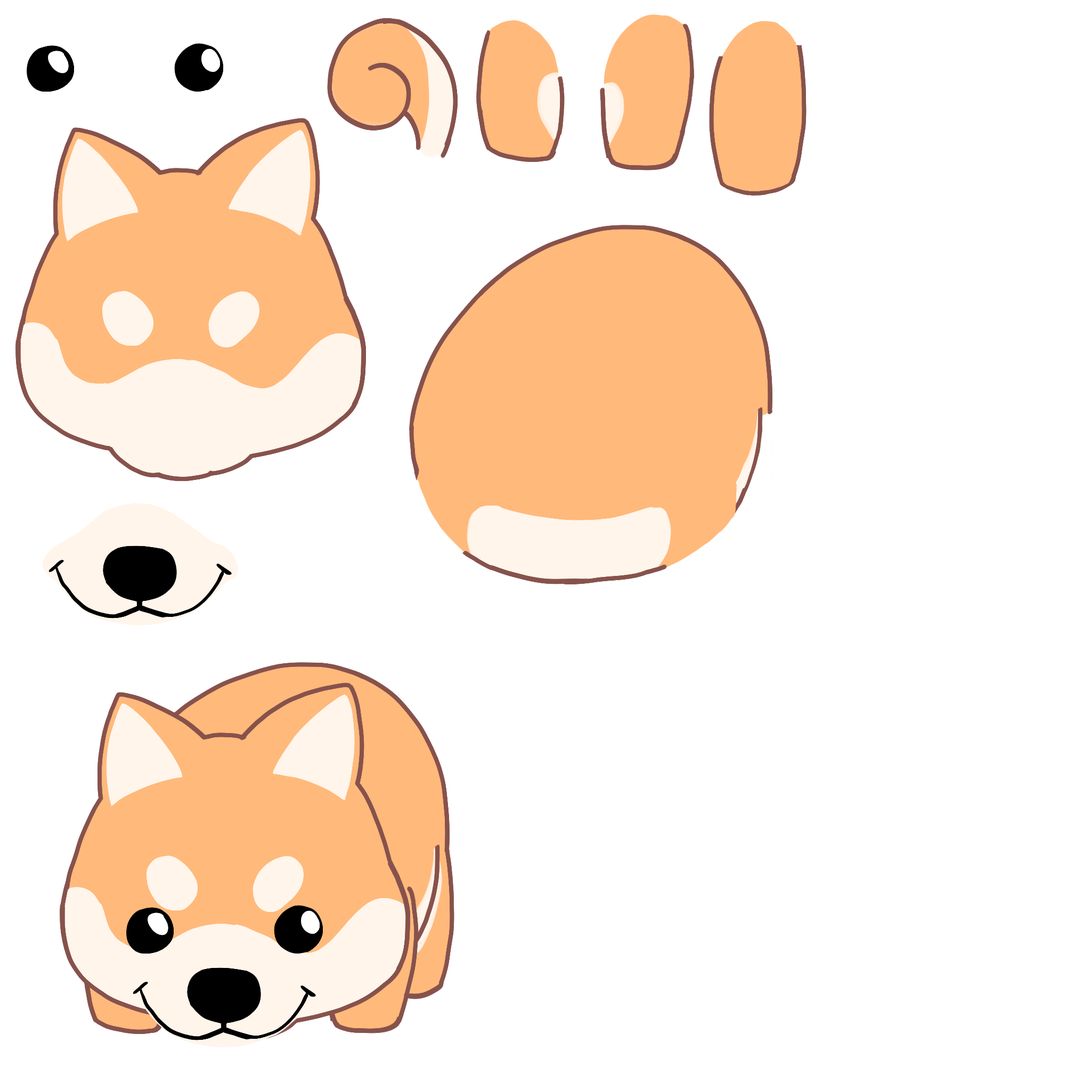
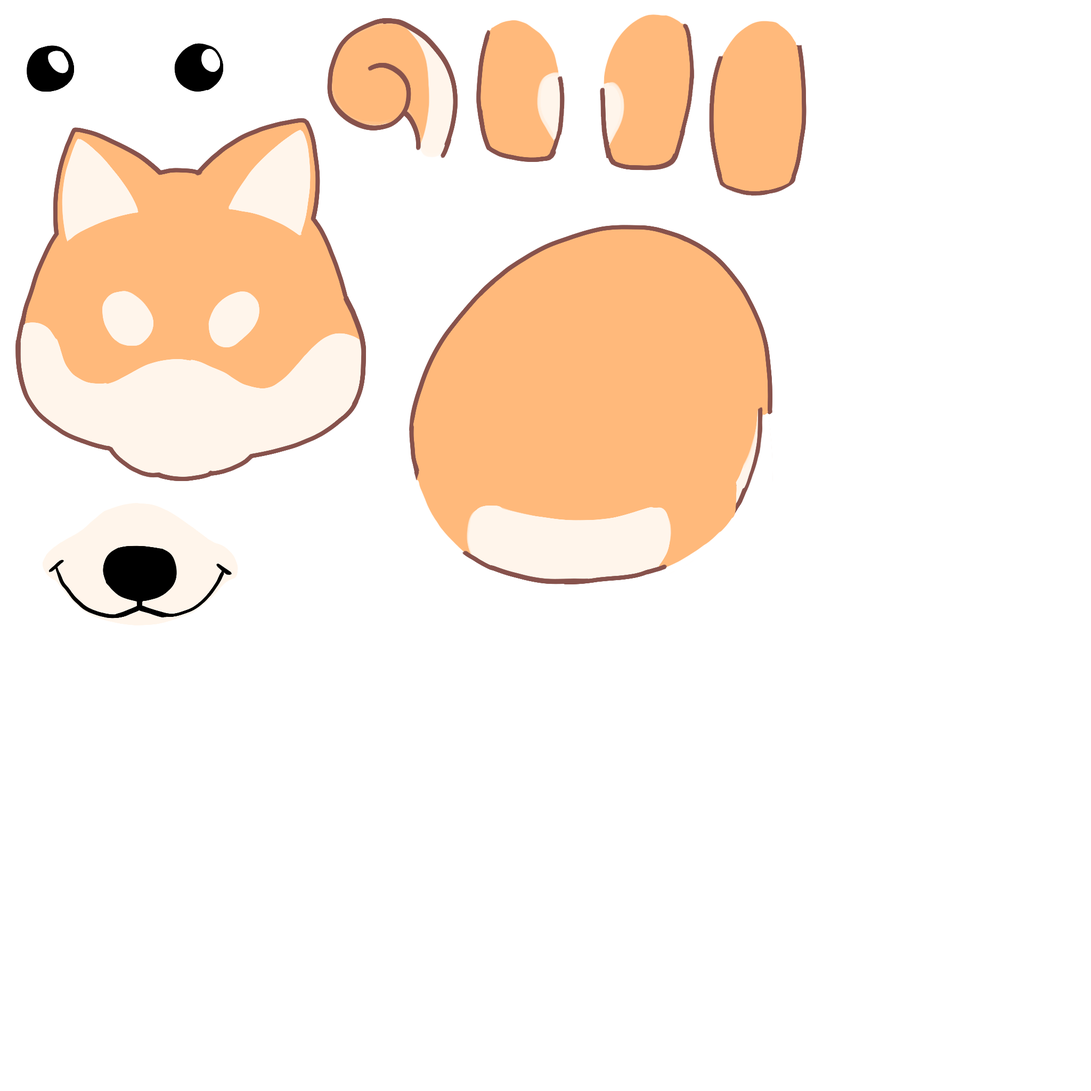
The second 1091x1091 image is a revision of the first. Changes to its layers:
moved "Layer 25 copy" into group "Group 1" over [126, 905, 323, 954]
moved "mouth" into group "Group 1" over [126, 925, 323, 1048]
moved "Layer 23 copy" into group "Group 1" over [59, 682, 411, 1047]
moved "color" into group "Group 1" over [83, 662, 455, 1035]
